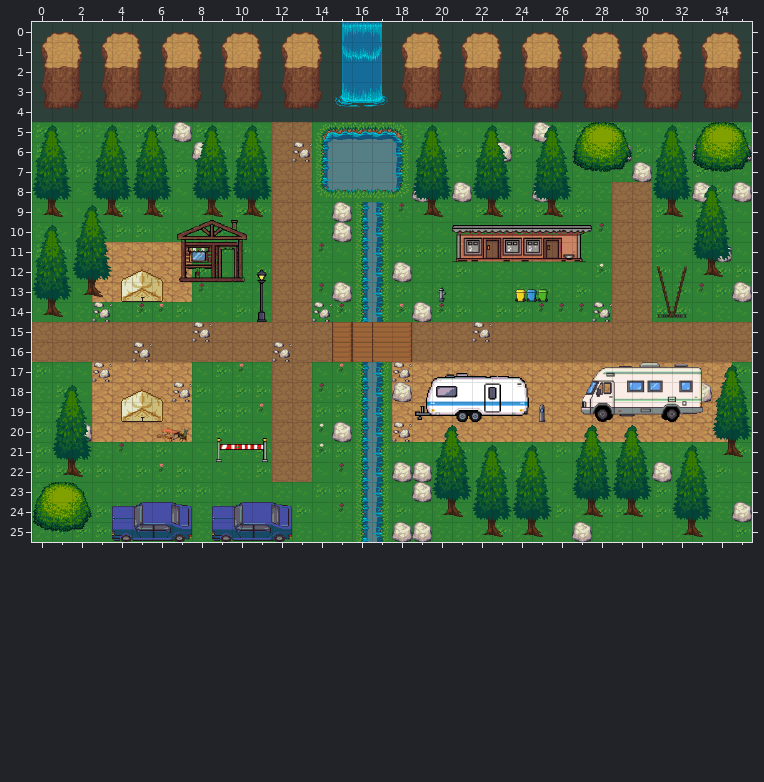
Tiled map (JSON) -- public/maps/mullerthal.tmj. Above, as it was before the edit.
Cells are 32x32 px. Shown: x 0..35, y 0..25.
The same view after the edit:
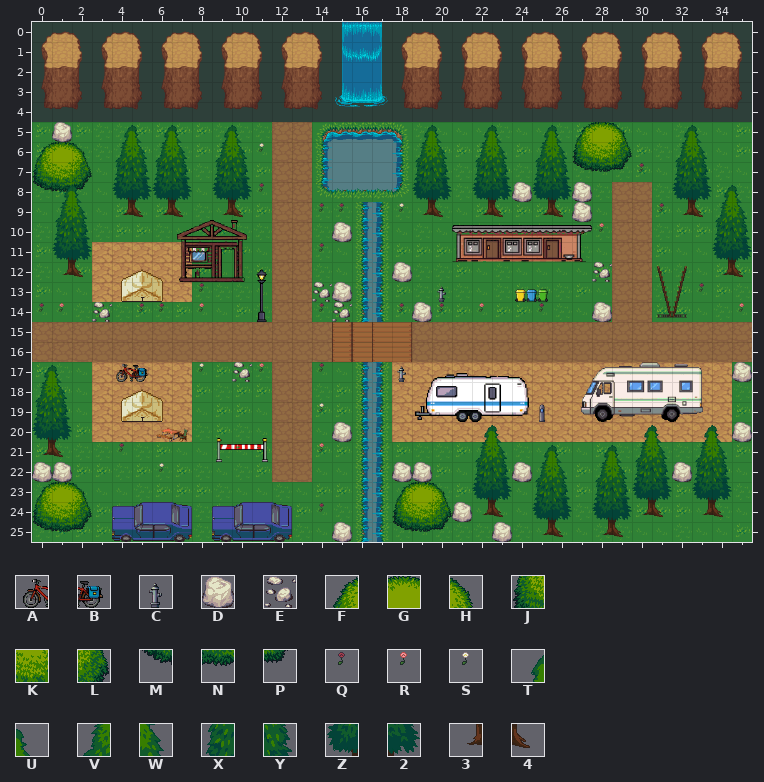
Key: from "camp-props": A 109, B 110, C 127; from "ch2-muellerthal": D 15, E 16, F 252, G 253, H 254, J 273, K 274, L 275, M 294, N 295, P 296; from "ch2-objects": Q 0, R 1, S 2; from "lpc-terrain": T 30, U 31, V 62, W 63, X 94, Y 95, Z 126, 2 127, 3 158, 4 159.
_ is an empty cell.
Difference:
Layer "decor":
y 6: x 11 _ -> S; x 13 E -> _
y 7: x 30 _ -> Q
y 8: x 11 _ -> Q
y 9: x 14..15 __ -> QQ; x 18 Q -> S; x 31 _ -> Q
y 10: x 28 Q -> R
y 12: x 28 S -> E
y 13: x 14 Q -> E
y 14: x 0..1 __ -> QR; x 6 R -> Q; x 8 _ -> R; x 14..15 EQ -> QE; x 18 R -> Q; x 22 _ -> R; x 26..28 QQE -> ___; x 35 _ -> R
y 15: x 8 E -> _; x 22 E -> _
y 16: x 5 E -> _; x 12 E -> _
y 17: x 3 E -> _; x 8 _ -> S; x 10..11 R_ -> ER; x 14..15 _R -> Q_; x 18 E -> _
y 18: x 7 E -> _; x 14 Q -> _
y 19: x 11 R -> _; x 14 _ -> S
y 20: x 14 S -> _; x 18 E -> _
y 21: x 14 S -> R
y 22: x 6 R -> S; x 15 Q -> _
y 24: x 14..15 _Q -> Q_
Layer "walls":
y 5: x 1 _ -> D; x 7 D -> _; x 25 D -> _
y 6: x 8 D -> _; x 23 D -> _; x 29 D -> _; x 33 D -> _; x 35 D -> _
y 7: x 30 D -> _; x 33..35 MNP -> ___
y 8: x 0..2 ___ -> MNP; x 19 D -> _; x 21 D -> _; x 24..25 _D -> D_; x 27 _ -> D; x 33 D -> _; x 35 D -> _
y 9: x 0..1 34 -> __; x 3..11 3434_3434 -> _3434_34_; x 15 D -> _; x 27 _ -> D; x 31..33 34_ -> _34
y 11: x 34 D -> _
y 12: x 1..2 __ -> 34; x 33..35 34_ -> _34
y 13: x 2..3 34 -> __; x 35 D -> _
y 14: x 0..1 34 -> __; x 28 _ -> D
y 17: x 4..5 __ -> AB; x 18 _ -> C; x 35 _ -> D
y 18: x 18 D -> _; x 33 D -> _
y 20: x 2 D -> _; x 35 _ -> D
y 21: x 0..1 __ -> 34; x 34..35 34 -> __
y 22: x 0..2 _34 -> DD_; x 24 _ -> D; x 31..32 D_ -> _D
y 23: x 19 D -> _
y 24: x 20..23 34__ -> _D34; x 27..31 3434_ -> ___34; x 33..35 __D -> 34_
y 25: x 15 _ -> D; x 18..20 DD_ -> MNP; x 22..29 3434_D__ -> _D_34_34; x 32..33 34 -> __
Layer "above":
y 5: x 0..1 TU -> __; x 3..11 TUTU_TUTU -> _TUTU_TU_; x 31..35 TUFGH -> _TU__
y 6: x 0..11 VW_VWVW_VWVW -> FGH_VWVW_VW_; x 31..35 VWJKL -> _VW__
y 7: x 0..11 XY_XYXY_XYXY -> JKL_XYXY_XY_; x 31..33 XY_ -> _XY
y 8: x 0..11 Z2_Z2Z2_Z2Z2 -> _TU_Z2Z2_Z2_; x 31..35 Z2TU_ -> _Z2TU
y 9: x 1..3 _TU -> VW_; x 33..35 VW_ -> _VW
y 10: x 0..3 TUVW -> _XY_; x 33..35 XY_ -> _XY
y 11: x 0..3 VWXY -> _Z2_; x 33..35 Z2_ -> _Z2
y 12: x 0..3 XYZ2 -> ____
y 13: x 0..1 Z2 -> __
y 17: x 0..1 __ -> TU; x 34..35 TU -> __
y 18: x 0..2 _TU -> VW_; x 34..35 VW -> __
y 19: x 0..2 _VW -> XY_; x 34..35 XY -> __
y 20: x 0..2 _XY -> Z2_; x 20..23 TU__ -> __TU; x 27..31 TUTU_ -> ___TU; x 33..35 _Z2 -> TU_
y 21: x 1..2 Z2 -> __; x 20..34 VWTUTU_VWVW_TU_ -> __VW_TU_TUVW_VW
y 22: x 20..34 XYVWVW_XYXY_VW_ -> __XY_VW_VWXY_XY
y 23: x 18..34 __Z2XYXY_Z2Z2_XY_ -> FGH_Z2_XY_XYZ2_Z2
y 24: x 18..20 ___ -> JKL; x 22..26 Z2Z2_ -> ___Z2; x 28..29 __ -> Z2; x 32..33 Z2 -> __
